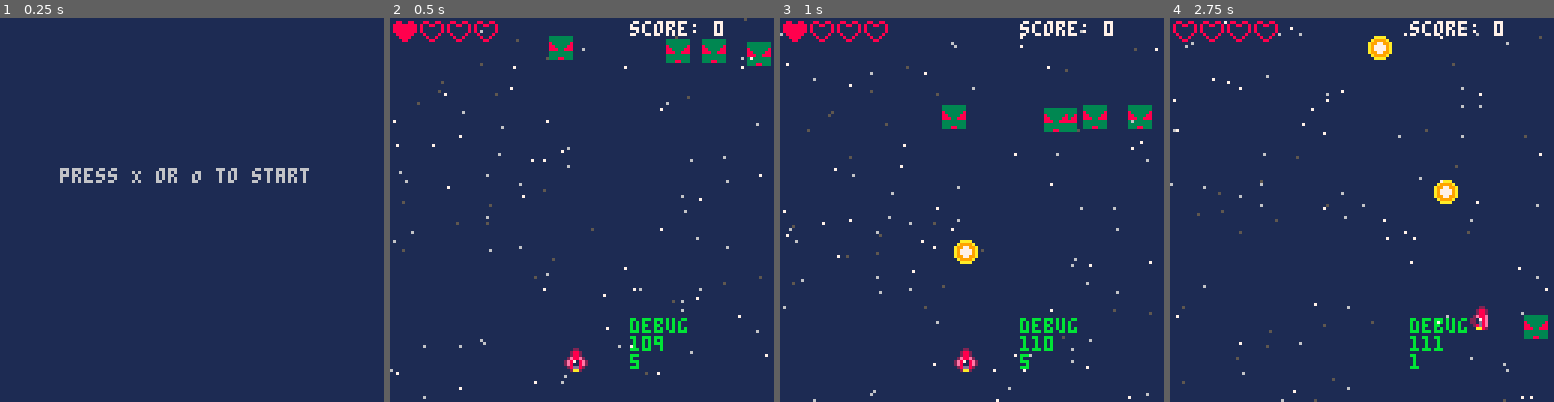
Above: before the commit, frames 1-4 (left to right).
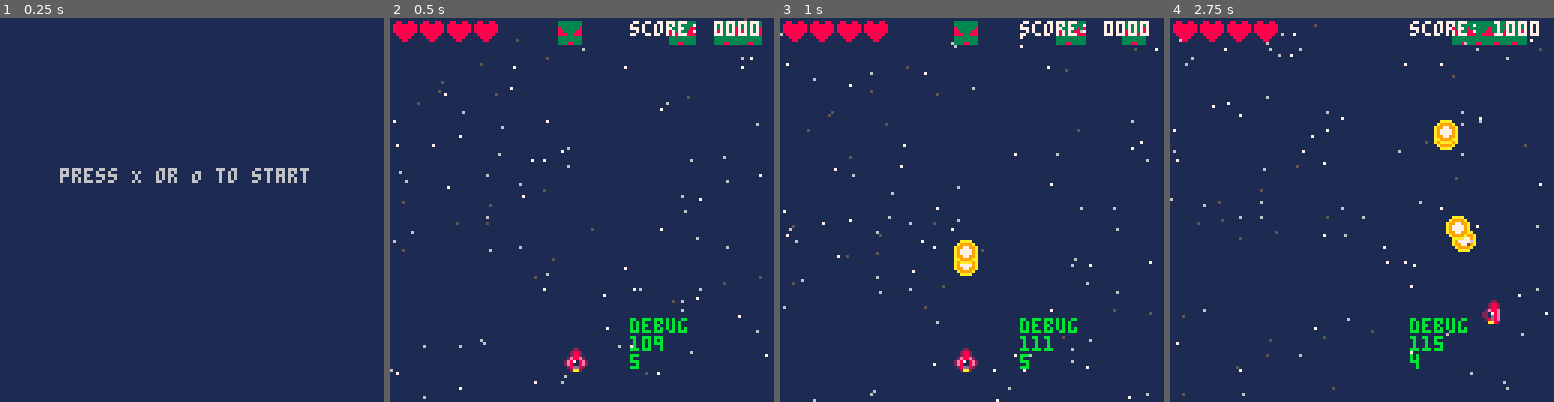
Above: after the commit, the same moments.

Repository: chihirotange/pico8
Game: PICO-8 cartridge shmup/main.p8
Two runs of this game, one before a commit and one after it. Both use one fixed random seed, a clock stepped at 60 frames per second and the inputs below.
Inputs:
- Up to frame 1 (0.25 s): no input
- Up to frame 2 (0.5 s): tap X (X key) at 0.33 s
- Up to frame 3 (1 s): tap O (Z key) at 0.7 s
- Up to frame 4 (2.75 s): tap X (X key) at 1.07, 1.85 s; hold Right 1.6-2.1 s; tap O (Z key) at 1.7, 2.1, 2.5 s; hold Up 2.15-2.42 s; hold Right from 2.47 s (still down)

Frame 1 is identical in both runs. In frame 2, 2.9% of the frame differs, in the area x 8-100%, y 0-13%; in frame 3, 3.6%; in frame 4, 5.3%, in the area x 0-99%, y 0-100%.

Commit message:
implemented invul

Diff:
--- a/shmup/bullet.lua
+++ b/shmup/bullet.lua
@@ -12,8 +12,7 @@
 
             -- destroy bullet
             if y <= 0 then
-                reuse_ready = true
-                draw_order = -1
+                _ENV:_return_pool()
             end
 
             -- collide with enemy
@@ -25,6 +24,7 @@
                         }
                     )
                     ene:destroy()
+                    _ENV:_return_pool()
                 end
             end
         end,
--- a/shmup/enemy.lua
+++ b/shmup/enemy.lua
@@ -14,23 +14,21 @@
         if reuse_ready then
             return
         end
-        y += rnd() + 1
+        -- y += rnd() + 1
         x += (rnd() - 0.5) * 3
         -- destroy enemy logics
-        if (col(_ENV, spaceship)) then
-            _ENV:destroy()
-            event_system:fire_event({
-                event_id = event_system.on_spaceship_collides_enemy
-            })
-        end
+        -- if (col(_ENV, spaceship)) then
+        --     _ENV:destroy()
+        --     event_system:fire_event({
+        --         event_id = event_system.on_spaceship_collides_enemy
+        --     })
+        -- end
         if y > 120 then
             _ENV:destroy()
         end
     end,
     destroy = function(_ENV)
-        printh("destroy enemy")
-        draw_order = -1
-        reuse_ready = true
+        _ENV:_return_pool()
         del(all_enemies,_ENV)
     end,
     _reset = function(_ENV, input_x, input_y)
--- a/shmup/oop/oop.lua
+++ b/shmup/oop/oop.lua
@@ -95,6 +95,10 @@
         return tbl
     end,
     _reset = function(_ENV, input_x, input_y)
+    end,
+    _return_pool = function (_ENV)
+        reuse_ready = true
+        draw_order = -1
     end
 })
 
--- a/shmup/player.lua
+++ b/shmup/player.lua
@@ -1,7 +1,7 @@
 player = entity:new({
     is_abstract = false,
     max_lives = 4,
-    current_lives = 1,
+    current_lives = 4,
     score = 0,
     on_event_received = function(_ENV, tbl)
         if tbl.event_id == event_system.on_spaceship_collides_enemy then
@@ -11,6 +11,8 @@
                     event_id = event_system.on_player_died
                 })
             end
+        elseif tbl.event_id == event_system.on_bullet_collide_enemy then
+            score += 1
         end
     end
 })
--- a/shmup/sound.lua
+++ b/shmup/sound.lua
@@ -1,9 +1,11 @@
 sound = {
     on_event_received = function(self,tbl)
         if tbl.event_id == event_system.on_bullet_collide_enemy then
-            sfx(1)
+            sfx(2)
         elseif tbl.event_id == event_system.on_spaceship_shoot then
             sfx(0)
+        elseif tbl.event_id == event_system.on_spaceship_collides_enemy then
+            sfx(1)
         end
     end
 }
--- a/shmup/spaceship.lua
+++ b/shmup/spaceship.lua
@@ -6,6 +6,7 @@
             draw_order = 50,
             raw_speed = 2,
             raw_spr = 2,
+            invul = 0,
             -- muzzle_speed = 5,
             sprid = raw_spr,
             update = function(_ENV)
@@ -29,24 +30,8 @@
                 if btn(3) then
                     y += raw_speed
                 end
-                -- stop when touch edge
-                if (x < 0) then
-                    x = 120
-                end
 
-                if (x > 120) then
-                    x = 0
-                end
-
-                if (y > 120) then
-                    y = 0
-                end
-
-                if (y < 0) then
-                    y = 120
-                end
-
-                if btnp(4) then
+                if btn(4) then
                     bullet:new(
                         {
                             is_abstract = false,
@@ -58,5 +43,25 @@
                         event_id = event_system.on_spaceship_shoot
                     })
                 end
+
+                invul -= 1
+
+                for ene in all(all_enemies) do
+                    if col(ene, _ENV) then
+                        if invul <= 0 then
+                            event_system:fire_event({
+                                event_id = event_system.on_spaceship_collides_enemy
+                            })
+                            invul = 30
+                        end
+                    end
+                end
+            end,
+            draw = function(_ENV)
+                -- flashing when immu
+                if sin(time()*6) > 0.5 and invul > 0 then
+                else
+                    spr(sprid, x, y)
+                end
             end
     })
--- a/shmup/ui.lua
+++ b/shmup/ui.lua
@@ -9,7 +9,7 @@
             x = 80,
             y = 1,
             update = function(_ENV)
-                txt = "score: " .. player.score
+                txt = "score: " .. player.score .. "000"
             end
 
         }
Not shown, changed: the sound effects (__sfx__) section of shmup/main.p8
